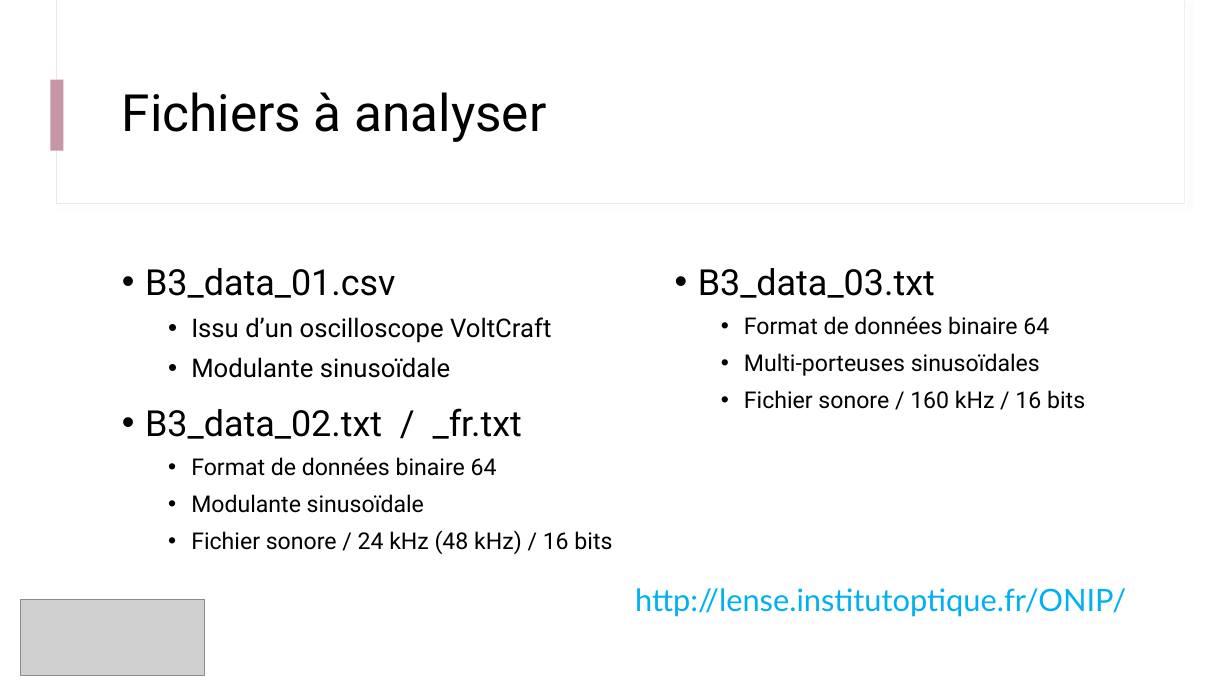
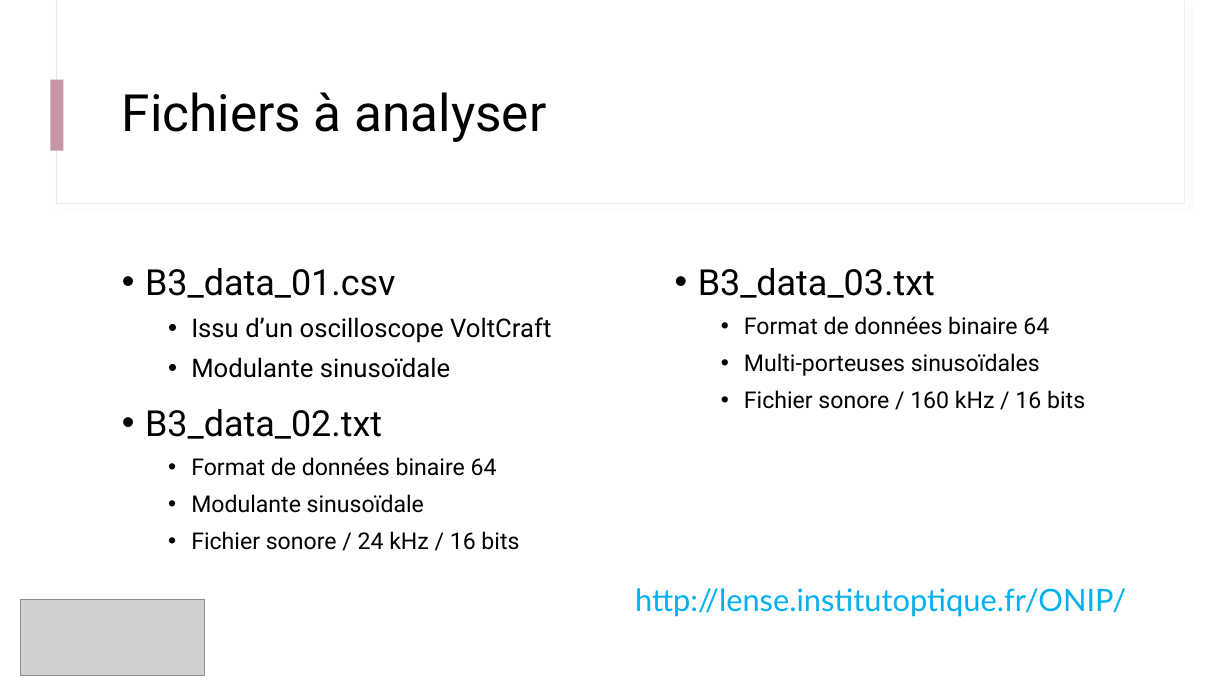
Before and after one commit to IOGS-Digital-Methods/semester-5, a slide deck: slide 10 of ONIP/onip_b3_traitement_1D/B3_0_Deroulement.pptx. Drawn at 1232x693 pixels with LibreOffice and Linux fonts; fonts in the diff are those of the drawing; grey boxes stand for pictures. Boxes give left, top, right and bottom in pixels: in the first picture for what was removed or moved away, otherwise in the second. Text is boxed around its words. In the diff, an @@ line names an element or a change of style, - is before the commit and + after.

```diff
--- a/ONIP/onip_b3_traitement_1D/B3_0_Deroulement.pptx
+++ b/ONIP/onip_b3_traitement_1D/B3_0_Deroulement.pptx
@@ text at [145,409,382,439]: text changed @@
-• B3_data_02.txt / _fr.txt
+• B3_data_02.txt
@@ text at [191,531,519,550]: text changed @@
-  • Fichier sonore / 24 kHz (48 kHz) / 16 bits
+  • Fichier sonore / 24 kHz / 16 bits
```
Also in this commit, not shown: 1 other slide changed, 1 slide added, 10 other files.
